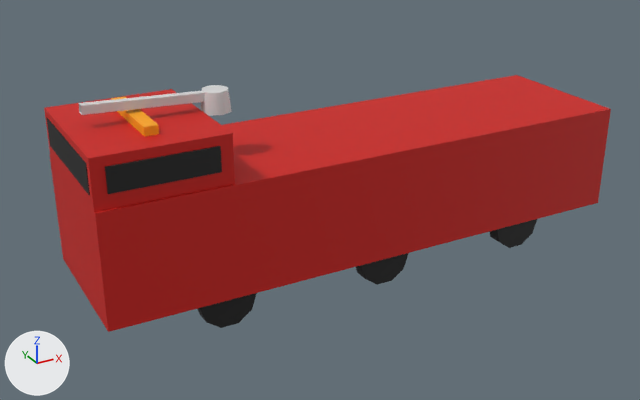
The glTF model public/models/fleet/other/fire_truck.glb as it was, and as the next commit left it.
Before and after are seen from a 50 mm camera at (-8.51, -14.25, 8.53) aimed at (-0.74, -0.13, 1.47). The axes (+X, +Y, +Z) are drawn at lower left. The lights are the same throughout. The older version comes first. Vertices at exactly the same position are counted once.

Objects in the first picture: 'fire_truck'.
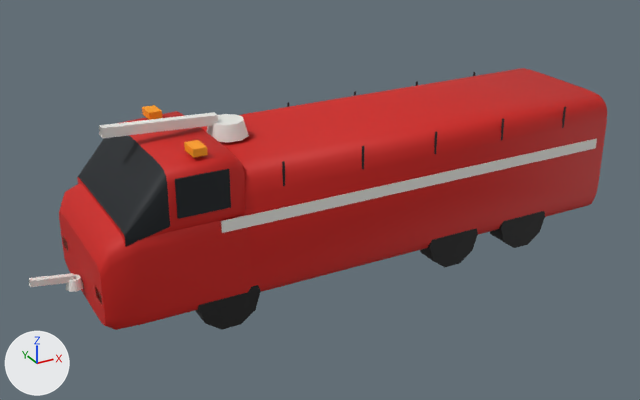
The change, as a diff of the scene's bpy script:
```diff
--- a/public/models/fleet/other/fire_truck.glb.py
+++ b/public/models/fleet/other/fire_truck.glb.py
@@ me_fire_truck @@
 # used by ob_fire_truck; location = (-0.01, 0.0, 2.05); scale = (5.5, 5.5, 5.5)
-me_fire_truck.from_pydata(...)  # 192 vertices, 314 faces; spans x -1.0..1.0, y -0.27..0.27, z -0.37..0.37
+me_fire_truck.from_pydata(...)  # 596 vertices, 1016 faces; spans x -1.0..1.0, y -0.25..0.25, z -0.3..0.3
+# me_fire_truck part 1: the loose piece of 8 vertices spanning x -0.95..-0.61, y -0.27..-0.26, z 0.18..0.26 is scaled about its middle by (0.457, 0.479, 1.44), then moved by (0.24, 0.02, -0.07)
+# me_fire_truck part 2: the loose piece of 8 vertices spanning x -0.8..-0.76, y -0.16..0.16, z 0.29..0.32 is scaled about its middle by (31.8, 0.0102, 1.27), then moved by (1.01, -0.25, -0.27)
+# me_fire_truck part 3: the loose piece of 8 vertices spanning x -0.95..-0.61, y 0.26..0.27, z 0.18..0.26 is scaled about its middle by (0.0192, 0.479, 1.6), then moved by (0.49, -0.51, -0.09)
+# me_fire_truck part 4: the loose piece of 8 vertices spanning x -1.0..-0.56, y -0.26..0.26, z 0.13..0.29 is scaled about its middle by (0.0154, 0.00659, 0.801), then moved by (0.75, -0.25, -0.08)
+# me_fire_truck part 5: the loose piece of 8 vertices spanning x -1.0..-0.99, y -0.23..0.23, z 0.17..0.27 is scaled about its middle by (0.618, 0.00736, 1.34), then moved by (1.24, -0.25, -0.09)
+# me_fire_truck part 6: the loose piece of 8 vertices spanning x -0.95..-0.61, y -0.27..-0.26, z 0.18..0.26 is copied, and the copy is scaled about its middle by (0.0189, 0.479, 1.6), then moved by (1.29, 0.02, -0.09); it spans x 0.51, y -0.25, z 0.07..0.2
+# me_fire_truck part 7: the loose piece of 8 vertices spanning x -0.95..-0.61, y -0.27..-0.26, z 0.18..0.26 is copied, and the copy is scaled about its middle by (0.0192, 0.479, 1.6), then moved by (1.56, 0.02, -0.09); it spans x 0.78, y -0.25, z 0.07..0.2
+# me_fire_truck part 8: the loose piece of 20 vertices spanning x -0.7..-0.5, y -0.26..-0.2, z -0.37..-0.18 is moved by (0.12, 0.02, 0.07)
+# me_fire_truck part 9: the loose piece of 20 vertices spanning x 0.5..0.7, y -0.26..-0.2, z -0.37..-0.18 is moved by (-0.26, 0.02, 0.07)
+# me_fire_truck part 10: the loose piece of 20 vertices spanning x 0.5..0.7, y 0.2..0.26, z -0.37..-0.18 is moved by (0.05, -0.44, 0.07)
+# me_fire_truck part 11: the loose piece of 20 vertices spanning x -0.1..0.1, y -0.26..-0.2, z -0.37..-0.18 is moved by (0.65, 0.44, 0.07)
+# me_fire_truck part 12: a new loose piece, a 10-sided cut cone along z (radius 0.067 at the low end, 0.054 at the high end) spanning x -0.428..-0.294, y -0.064..0.064, z 0.212..0.263, in mat_fire_truck_mat
+# me_fire_truck part 13: the loose piece of 8 vertices spanning x -0.94..-0.54, y -0.01..0.01, z 0.32..0.37 is scaled about its middle by (0.882, 1.04, 1.01), then moved by (0.17, 0.0, -0.07)
+# me_fire_truck part 14: a new loose piece, an 8-sided cut cone along z (radius 0.027 at the low end, 0.02 at the high end) spanning x -0.9..-0.846, y -0.027..0.027, z -0.182..-0.148, in mat_fire_truck_mat
+# me_fire_truck part 15: the loose piece of 8 vertices spanning x -0.94..-0.54, y -0.01..0.01, z 0.32..0.37 is copied, and the copy is scaled about its middle by (0.315, 0.689, 0.755), then moved by (-0.19, 0.0, -0.48); it spans x -1.0..-0.87, y -0.01..0.01, z -0.16..-0.12
+# me_fire_truck part 16: the loose piece of 8 vertices spanning x -0.95..-0.61, y -0.27..-0.26, z 0.18..0.26 is copied, and the copy is scaled about its middle by (0.12, 9.32, 0.287), then moved by (0.25, 0.08, 0.04); it spans x -0.55..-0.51, y -0.22..-0.15, z 0.25..0.27
+# me_fire_truck part 17: the loose piece of 8 vertices spanning x -0.95..-0.61, y 0.26..0.27, z 0.18..0.26 is copied, and the copy is scaled about its middle by (0.12, 9.32, 0.287), then moved by (0.25, -0.08, 0.04); it spans x -0.55..-0.51, y 0.15..0.22, z 0.25..0.27
+# me_fire_truck part 18: the loose piece of 8 vertices spanning x -1.0..1.0, y -0.27..0.27, z -0.26..0.13 is rebuilt with 168 vertices and now spans x -0.85..1.0, y -0.25..0.25, z -0.24..0.2
+# me_fire_truck part 19: a new loose piece of 96 vertices spanning x -0.77..-0.41, y -0.25..0.25, z 0.03..0.25, in mat_fire_truck_mat
+# me_fire_truck part 20: the loose piece of 16 vertices spanning x -0.56..-0.45, y -0.05..0.05, z 0.28..0.35 is deleted
+# other edits to the shape of me_fire_truck do not show in these pictures
 me_fire_truck.materials.append(mat_fire_truck_mat)
@@ ob_fire_truck @@
 ob_fire_truck = bpy.data.objects.new('fire_truck', me_fire_truck)
-ob_fire_truck.location = (-0.01, 0.0, 2.05)
-ob_fire_truck.scale = (5.5, 5.5, 5.5)
+ob_fire_truck.location = (-0.45, 0.0, 1.83)
+ob_fire_truck.scale = (5.96, 5.96, 5.96)
```

Location of each change, [x1, y1, x2, y2] in pixels of the pictures (640 x 400 px; the box of a moved part takes in the faces that stretch with it):
'fire_truck', reshaped, moved, rescaled: before [44, 75, 611, 332]; after [29, 68, 607, 330]
part 1 of me_fire_truck, moved or reshaped: before [105, 146, 222, 194]; after [175, 169, 231, 219]
part 2 of me_fire_truck, moved or reshaped: before [111, 96, 159, 137]; after [221, 138, 597, 233]
part 3 of me_fire_truck, moved or reshaped (not visible before): after [282, 161, 285, 186]
part 4 of me_fire_truck, moved or reshaped: before [44, 89, 235, 212]; after [362, 146, 364, 169]
part 5 of me_fire_truck, moved or reshaped: before [46, 117, 90, 196]; after [434, 132, 437, 154]
part 6 of me_fire_truck, added: after [501, 119, 504, 140]
part 7 of me_fire_truck, added: after [562, 106, 566, 128]
part 8 of me_fire_truck, moved or reshaped: before [198, 293, 257, 328]; after [195, 285, 261, 330]
part 9 of me_fire_truck, moved or reshaped: before [489, 219, 537, 248]; after [420, 228, 478, 267]
part 10 of me_fire_truck, moved or reshaped (not visible before): after [490, 211, 545, 248]
part 11 of me_fire_truck, moved or reshaped (not visible afterwards): before [356, 253, 409, 285]
part 12 of me_fire_truck, added: after [207, 114, 249, 142]
part 13 of me_fire_truck, moved or reshaped: before [79, 91, 205, 115]; after [99, 112, 218, 138]
part 14 of me_fire_truck, added: after [66, 275, 83, 292]
part 15 of me_fire_truck, added: after [29, 273, 74, 287]
part 16 of me_fire_truck, added: after [184, 140, 208, 158]
part 17 of me_fire_truck, added: after [142, 105, 162, 120]
part 18 of me_fire_truck, rebuilt: before [50, 75, 611, 332]; after [59, 68, 607, 330]
part 19 of me_fire_truck, added: after [77, 111, 245, 247]
part 20 of me_fire_truck, deleted: before [200, 85, 232, 116]
